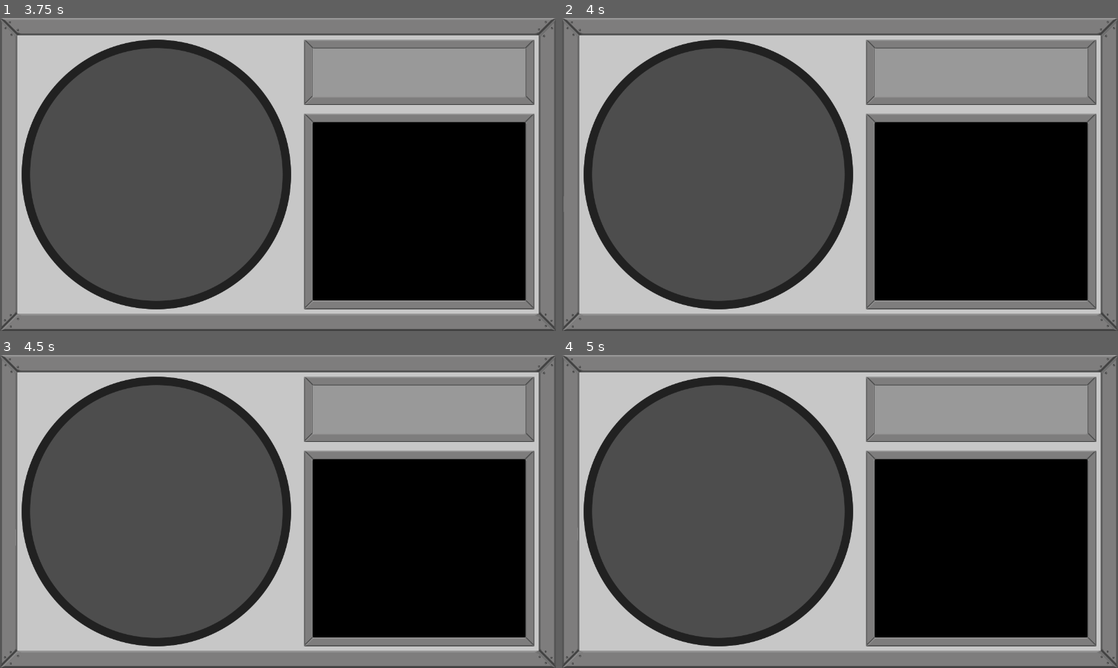
Above: before the commit, frames 1-4 (two rows, left to right).
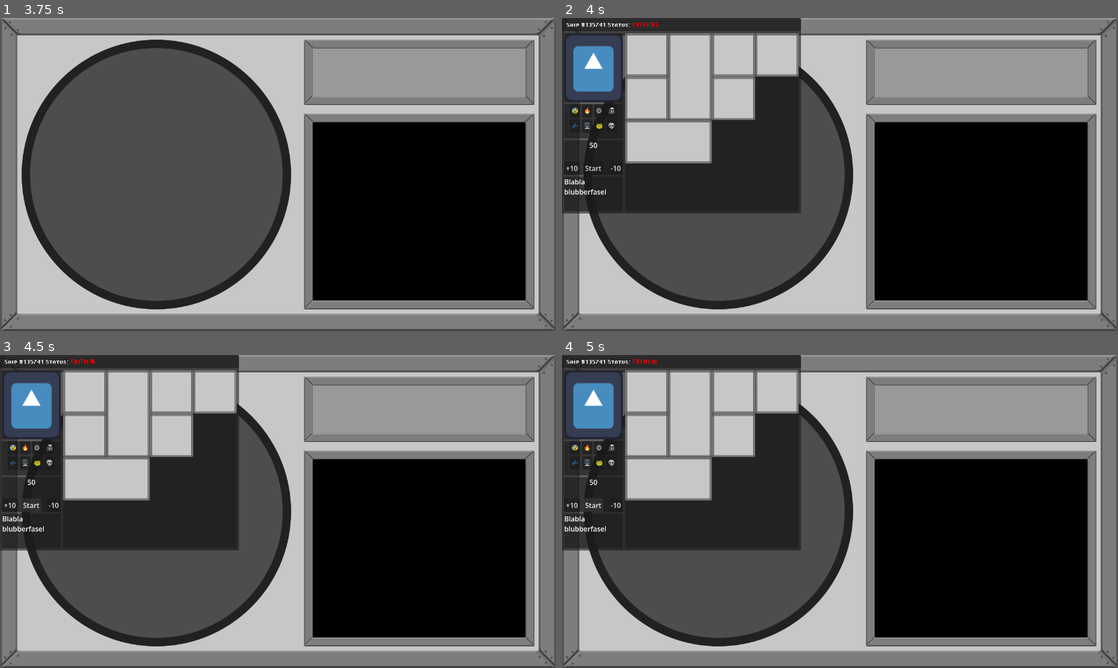
Above: after the commit, the same moments.

Repository: MisterIXI/godot-wildjam-98
Game: Godot game, scene res://scenes/menu/main_menu.tscn
Two runs of this game, one before a commit and one after it. Both use one fixed random seed, a clock stepped at 60 frames per second and the inputs below. The engine's default icon, where the game draws it, is replaced by a stand-in: a white triangle on a blue panel in a dark square. Sound files missing from this copy of the repository are replaced by a short silence.
Inputs (mouse positions are in pixels of both pictures, inside the frame that each line leads up to):
- Up to frame 1 (3.75 s): click "Start" at 0.5 s; tap Enter at 1.25, 2.75 s; move the mouse to (400, 158) at 1.27 s; press the mouse at (400, 158) at 1.28 s; release the mouse at (400, 158) at 2 s; tap Space at 2, 3.5 s; drag from (166, 190) to (250, 237) at 2.02 s; move the mouse to (333, 105) at 2.77 s; press the mouse at (333, 105) at 2.78 s; release the mouse at (333, 105) at 3.5 s; drag from (250, 237) to (111, 127) at 3.52 s
- Up to frame 2 (4 s): no input
- Up to frame 3 (4.5 s): click (33, 505) at 4.25 s, where only the run after the commit has a clickable "Start"
- Up to frame 4 (5 s): no input

Frame 1 is identical in both runs. In frame 2, 25% of the frame differs, in the area x 0-43%, y 0-63%; in frame 3, 25%; in frame 4, 25%.

Commit message:
window focus and game spawn behaviour

Diff:
--- a/space-ship-support/scenes/game/game.tscn
+++ b/space-ship-support/scenes/game/game.tscn
@@ -5,6 +5,7 @@
 [ext_resource type="Script" uid="uid://jlkdjn887myh" path="res://scenes/radar/radar.gd" id="3_lfrn8"]
 [ext_resource type="Script" uid="uid://cxi8ksk73nohu" path="res://scenes/game_loop/game_manager.gd" id="4_5i0tg"]
 [ext_resource type="PackedScene" uid="uid://py13r334qxcm" path="res://scenes/radar/ship.tscn" id="4_bdhmt"]
+[ext_resource type="PackedScene" uid="uid://b5pk7vgajiv42" path="res://scenes/window/window.tscn" id="5_87uf6"]
 [ext_resource type="Resource" uid="uid://bgyernveiboi1" path="res://scenes/game_loop/default_settings.tres" id="5_bdhmt"]
 
 [node name="Game" type="Node2D" unique_id=798055916]
@@ -24,10 +25,22 @@
 grow_horizontal = 1
 grow_vertical = 1
 
-[node name="Radar" type="Node2D" parent="." unique_id=1342668903]
+[node name="WindowRoot" type="Control" parent="UI" unique_id=42124941]
+layout_mode = 3
+anchors_preset = 15
+anchor_right = 1.0
+anchor_bottom = 1.0
+grow_horizontal = 2
+grow_vertical = 2
+size_flags_horizontal = 3
+size_flags_vertical = 3
+
+[node name="Radar" type="Node2D" parent="." unique_id=1342668903 node_paths=PackedStringArray("window_root")]
 position = Vector2(360, 360)
 script = ExtResource("3_lfrn8")
 ship_scene = ExtResource("4_bdhmt")
+window_scene = ExtResource("5_87uf6")
+window_root = NodePath("../UI/WindowRoot")
 
 [node name="GameManager" type="Node" parent="." unique_id=1430876819 node_paths=PackedStringArray("radar")]
 script = ExtResource("4_5i0tg")
--- a/space-ship-support/scenes/radar/radar.gd
+++ b/space-ship-support/scenes/radar/radar.gd
@@ -5,8 +5,10 @@
 signal ship_fixed
 
 @export var ship_scene: PackedScene
+@export var window_scene: PackedScene
+@export var window_root: Control
 
-var ship_data: Dictionary[Ship, Window] = {}
+var ship_data: Dictionary[Ship, ShipWindow] = {}
 
 func spawn_ship() -> void:
 	var spawn_pos: Vector2 = Vector2(360, 0)
@@ -16,3 +18,6 @@
 	new_ship.position = spawn_pos
 	# rotate by -0.5 to 0.5 rad
 	new_ship.ship_direction = (-spawn_pos).normalized().rotated(randf()-0.5)
+	var ship_window: ShipWindow = window_scene.instantiate()
+	# ship_window.hide()
+	window_root.add_child(ship_window)
--- a/space-ship-support/scenes/window/window.gd
+++ b/space-ship-support/scenes/window/window.gd
@@ -1,3 +1,4 @@
+class_name ShipWindow
 extends Panel
 
 var title_mouse_down: bool = false
@@ -7,7 +8,6 @@
 
 var is_collapsed: bool = false
 var collapse_tween: Tween = null
-
 
 func _on_title_bar_gui_input(event: InputEvent) -> void:
 	if event is InputEventMouseButton:
@@ -43,3 +43,7 @@
 			position += motion
 
 			# print(mouse_motion)
+
+func _on_gui_input(event: InputEvent) -> void:
+	if event is InputEventMouseButton:
+		get_parent().move_child(self,-1)
--- a/space-ship-support/scenes/window/window.tscn
+++ b/space-ship-support/scenes/window/window.tscn
@@ -18,6 +18,7 @@
 anchor_right = 1.0
 offset_bottom = 30.0
 grow_horizontal = 2
+mouse_filter = 1
 
 [node name="MarginContainer" type="MarginContainer" parent="TitleBar" unique_id=1477828352]
 layout_mode = 2
@@ -63,6 +64,7 @@
 layout_mode = 2
 size_flags_vertical = 3
 size_flags_stretch_ratio = 2.0
+mouse_filter = 1
 
 [node name="CharacterTexRect" type="TextureRect" parent="ContentMarginContainer/HBoxContainer/InfoMarginContainer/InfoVBox/CharacterPanel" unique_id=1499784406]
 layout_mode = 2
@@ -71,6 +73,7 @@
 [node name="DiagnosePanel" type="PanelContainer" parent="ContentMarginContainer/HBoxContainer/InfoMarginContainer/InfoVBox" unique_id=1196009241]
 layout_mode = 2
 size_flags_vertical = 3
+mouse_filter = 1
 
 [node name="GridContainer" type="GridContainer" parent="ContentMarginContainer/HBoxContainer/InfoMarginContainer/InfoVBox/DiagnosePanel" unique_id=603550398]
 layout_mode = 2
@@ -79,71 +82,86 @@
 
 [node name="Button" type="Button" parent="ContentMarginContainer/HBoxContainer/InfoMarginContainer/InfoVBox/DiagnosePanel/GridContainer" unique_id=280462281]
 layout_mode = 2
+mouse_filter = 1
 text = "😰"
 
 [node name="Button2" type="Button" parent="ContentMarginContainer/HBoxContainer/InfoMarginContainer/InfoVBox/DiagnosePanel/GridContainer" unique_id=2063615105]
 layout_mode = 2
+mouse_filter = 1
 text = "🔥"
 
 [node name="Button3" type="Button" parent="ContentMarginContainer/HBoxContainer/InfoMarginContainer/InfoVBox/DiagnosePanel/GridContainer" unique_id=1324047331]
 layout_mode = 2
+mouse_filter = 1
 text = "⚙️"
 
 [node name="Button4" type="Button" parent="ContentMarginContainer/HBoxContainer/InfoMarginContainer/InfoVBox/DiagnosePanel/GridContainer" unique_id=1854123135]
 layout_mode = 2
+mouse_filter = 1
 text = "📠"
 
 [node name="Button5" type="Button" parent="ContentMarginContainer/HBoxContainer/InfoMarginContainer/InfoVBox/DiagnosePanel/GridContainer" unique_id=1173972872]
 layout_mode = 2
+mouse_filter = 1
 text = "💤"
 
 [node name="Button6" type="Button" parent="ContentMarginContainer/HBoxContainer/InfoMarginContainer/InfoVBox/DiagnosePanel/GridContainer" unique_id=1396900626]
 layout_mode = 2
+mouse_filter = 1
 text = "🖥️"
 
 [node name="Button7" type="Button" parent="ContentMarginContainer/HBoxContainer/InfoMarginContainer/InfoVBox/DiagnosePanel/GridContainer" unique_id=1343560927]
 layout_mode = 2
+mouse_filter = 1
 text = "🐸"
 
 [node name="Button8" type="Button" parent="ContentMarginContainer/HBoxContainer/InfoMarginContainer/InfoVBox/DiagnosePanel/GridContainer" unique_id=1518309448]
 layout_mode = 2
+mouse_filter = 1
 text = "👽"
 
 [node name="TimerPanel" type="PanelContainer" parent="ContentMarginContainer/HBoxContainer/InfoMarginContainer/InfoVBox" unique_id=1397449733]
 layout_mode = 2
 size_flags_vertical = 3
+mouse_filter = 1
 
 [node name="TimeLeftLabel" type="Label" parent="ContentMarginContainer/HBoxContainer/InfoMarginContainer/InfoVBox/TimerPanel" unique_id=750560163]
 layout_mode = 2
 size_flags_horizontal = 4
 size_flags_vertical = 0
 size_flags_stretch_ratio = 3.0
+mouse_filter = 1
 text = "50"
 
 [node name="TimerPlusButton" type="Button" parent="ContentMarginContainer/HBoxContainer/InfoMarginContainer/InfoVBox/TimerPanel" unique_id=259324543]
 layout_mode = 2
 size_flags_horizontal = 0
 size_flags_vertical = 8
+mouse_filter = 1
 text = "+10"
 
 [node name="TimerPlayButton" type="Button" parent="ContentMarginContainer/HBoxContainer/InfoMarginContainer/InfoVBox/TimerPanel" unique_id=696707360]
 layout_mode = 2
 size_flags_horizontal = 4
 size_flags_vertical = 8
+mouse_filter = 1
 text = "Start"
 
 [node name="TimerMinusButton" type="Button" parent="ContentMarginContainer/HBoxContainer/InfoMarginContainer/InfoVBox/TimerPanel" unique_id=29186565]
 layout_mode = 2
 size_flags_horizontal = 8
 size_flags_vertical = 8
+mouse_filter = 1
 text = "-10"
 
 [node name="StatusPanel" type="PanelContainer" parent="ContentMarginContainer/HBoxContainer/InfoMarginContainer/InfoVBox" unique_id=599029278]
 layout_mode = 2
 size_flags_vertical = 3
+mouse_filter = 1
 
 [node name="RichTextLabel" type="RichTextLabel" parent="ContentMarginContainer/HBoxContainer/InfoMarginContainer/InfoVBox/StatusPanel" unique_id=610134437]
 layout_mode = 2
+mouse_filter = 1
 text = "Blabla blubberfasel"
 
 [node name="ModuleMarginContainer" type="MarginContainer" parent="ContentMarginContainer/HBoxContainer" unique_id=1476517635]
@@ -157,6 +175,7 @@
 
 [node name="PanelContainer" type="Panel" parent="ContentMarginContainer/HBoxContainer/ModuleMarginContainer" unique_id=560476384]
 layout_mode = 2
+mouse_filter = 1
 
 [node name="NinePatchRect" type="NinePatchRect" parent="ContentMarginContainer/HBoxContainer/ModuleMarginContainer/PanelContainer" unique_id=1915960077]
 texture_filter = 1
@@ -197,6 +216,33 @@
 patch_margin_right = 5
 patch_margin_bottom = 5
 
+[node name="NinePatchRect6" type="NinePatchRect" parent="ContentMarginContainer/HBoxContainer/ModuleMarginContainer/PanelContainer" unique_id=741842443]
+texture_filter = 1
+custom_minimum_size = Vector2(100, 100)
+layout_mode = 0
+offset_left = 200.0
+offset_top = 100.0
+offset_right = 300.0
+offset_bottom = 200.0
+texture = ExtResource("4_lnte3")
+patch_margin_left = 5
+patch_margin_top = 5
+patch_margin_right = 5
+patch_margin_bottom = 5
+
+[node name="NinePatchRect7" type="NinePatchRect" parent="ContentMarginContainer/HBoxContainer/ModuleMarginContainer/PanelContainer" unique_id=203524034]
+texture_filter = 1
+custom_minimum_size = Vector2(100, 100)
+layout_mode = 0
+offset_top = 200.0
+offset_right = 200.0
+offset_bottom = 300.0
+texture = ExtResource("4_lnte3")
+patch_margin_left = 5
+patch_margin_top = 5
+patch_margin_right = 5
+patch_margin_bottom = 5
+
 [node name="NinePatchRect4" type="NinePatchRect" parent="ContentMarginContainer/HBoxContainer/ModuleMarginContainer/PanelContainer" unique_id=1379024677]
 texture_filter = 1
 custom_minimum_size = Vector2(100, 100)
@@ -222,4 +268,5 @@
 patch_margin_right = 5
 patch_margin_bottom = 5
 
+[connection signal="gui_input" from="." to="." method="_on_gui_input"]
 [connection signal="gui_input" from="TitleBar" to="." method="_on_title_bar_gui_input"]
--- a/space-ship-support/scenes/window/window_test.tscn
+++ b/space-ship-support/scenes/window/window_test.tscn
@@ -6,26 +6,26 @@
 
 [node name="Window" parent="." unique_id=118375707 instance=ExtResource("1_3uwou")]
 
-[node name="Window2" parent="." unique_id=1055275667 instance=ExtResource("1_3uwou")]
-offset_left = 571.0
-offset_top = 85.0
-offset_right = 1071.0
-offset_bottom = 485.0
+[node name="Window2" parent="." unique_id=1883656868 instance=ExtResource("1_3uwou")]
+offset_left = -16.0
+offset_top = 266.0
+offset_right = 534.0
+offset_bottom = 716.0
 
-[node name="Window3" parent="." unique_id=2068639789 instance=ExtResource("1_3uwou")]
-offset_left = 205.0
-offset_top = 235.0
-offset_right = 705.0
-offset_bottom = 635.0
+[node name="Window3" parent="." unique_id=742009413 instance=ExtResource("1_3uwou")]
+offset_left = 442.0
+offset_top = 72.0
+offset_right = 992.0
+offset_bottom = 522.0
 
-[node name="Window4" parent="." unique_id=382795771 instance=ExtResource("1_3uwou")]
-offset_left = 66.0
-offset_top = 419.0
-offset_right = 566.0
-offset_bottom = 819.0
+[node name="Window4" parent="." unique_id=1650432772 instance=ExtResource("1_3uwou")]
+offset_left = 187.0
+offset_top = 360.0
+offset_right = 737.0
+offset_bottom = 810.0
 
-[node name="Window5" parent="." unique_id=206212263 instance=ExtResource("1_3uwou")]
-offset_left = 757.0
-offset_top = 577.0
-offset_right = 1257.0
-offset_bottom = 977.0
+[node name="Window5" parent="." unique_id=423788394 instance=ExtResource("1_3uwou")]
+offset_left = 650.0
+offset_top = 123.0
+offset_right = 1200.0
+offset_bottom = 573.0
